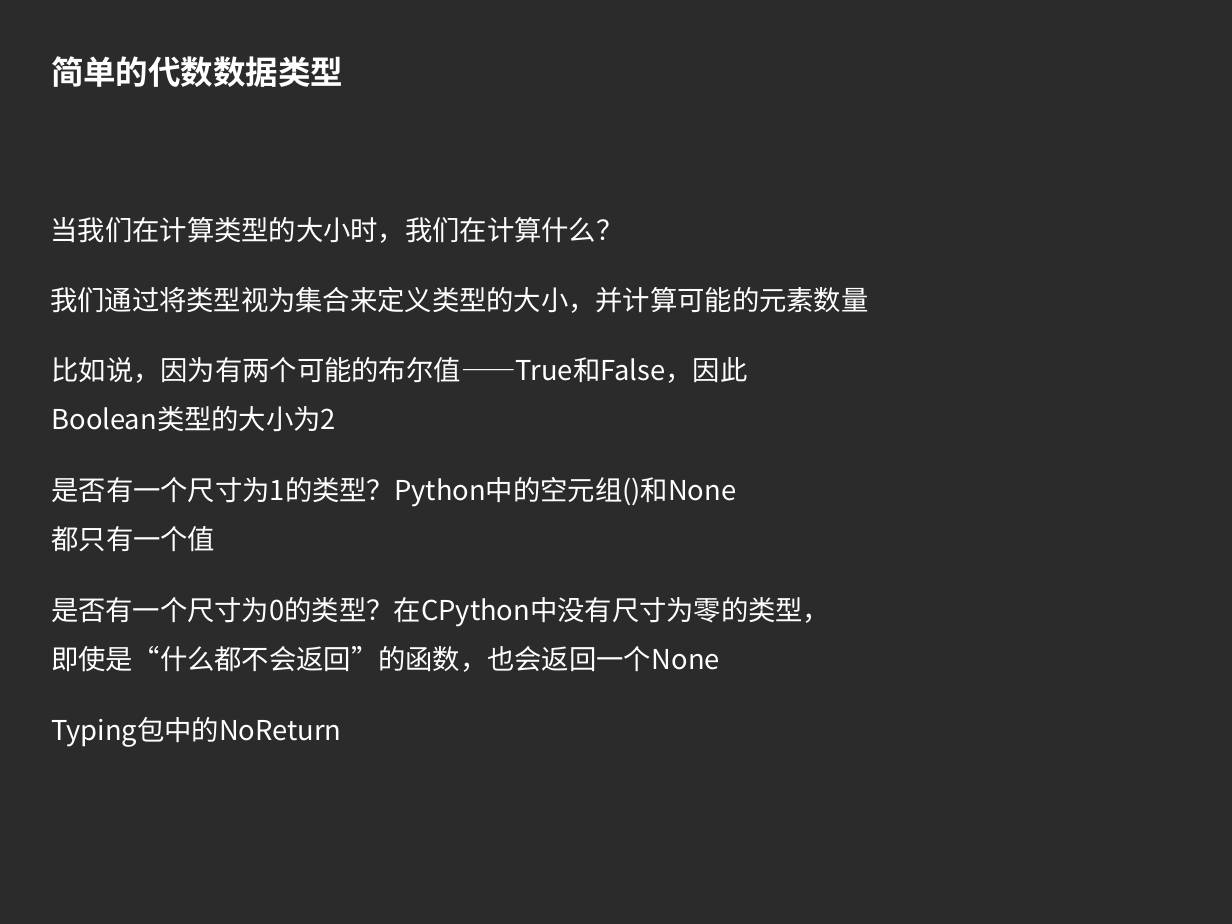
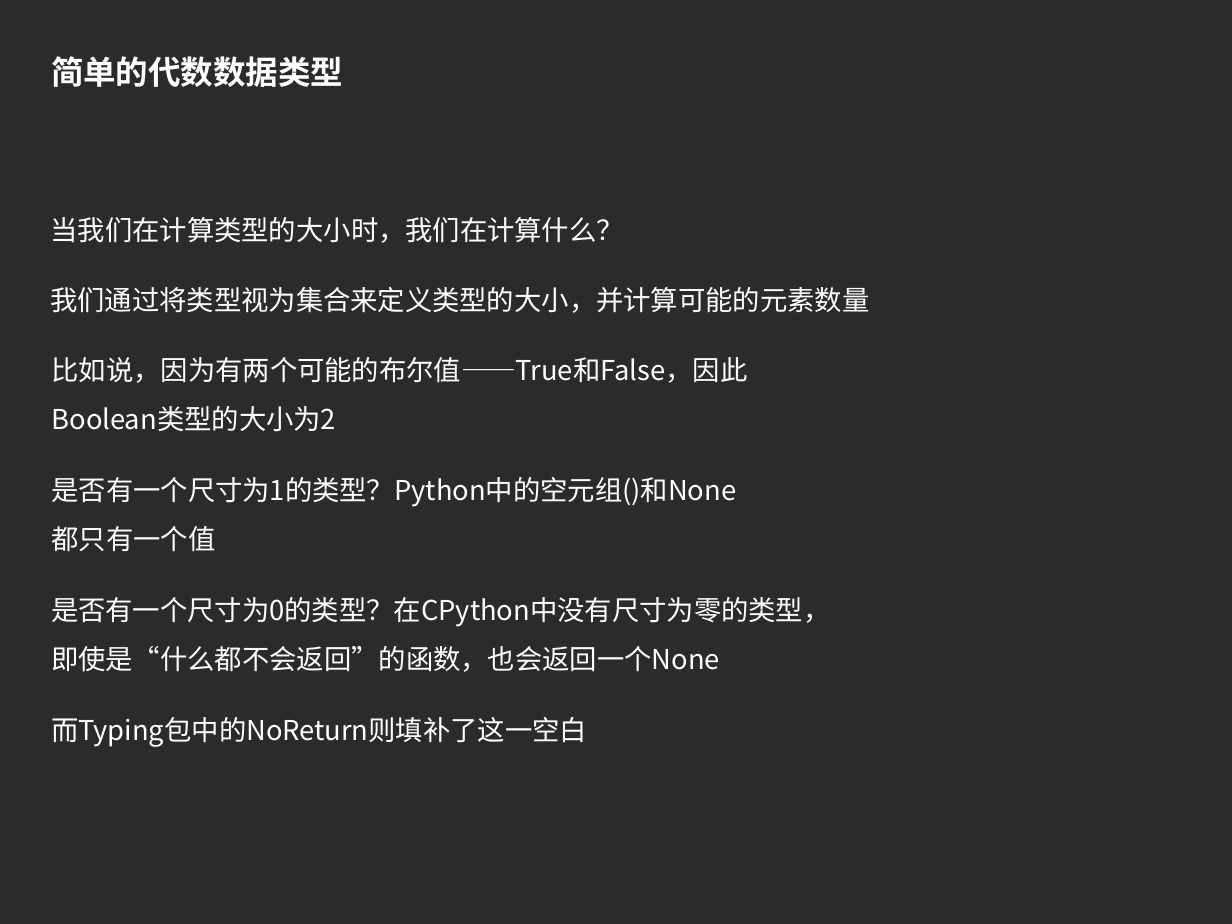
Before and after one commit to imlyzh/pycon, a slide deck: slide 31 of 静态类型的Python.pptx (slide 25 before the commit). Drawn at 1232x924 pixels with LibreOffice and Linux fonts; fonts in the diff are those of the drawing; background and template pictures are left out; a plain dark background stands for a picture behind light text. Boxes give left, top, right and bottom in pixels: in the first picture for what was removed or moved away, otherwise in the second. Text is boxed around its words. In the diff, an @@ line names an element or a change of style, - is before the commit and + after.

```diff
--- a/静态类型的Python.pptx
+++ b/静态类型的Python.pptx
@@ text at bbox=[51, 717, 587, 747]: text changed @@
-Typing包中的NoReturn
+而Typing包中的NoReturn则填补了这一空白
```
Also in this commit, not shown: 6 other slides changed, 11 slides added, 3 slides removed, 6 other files.
